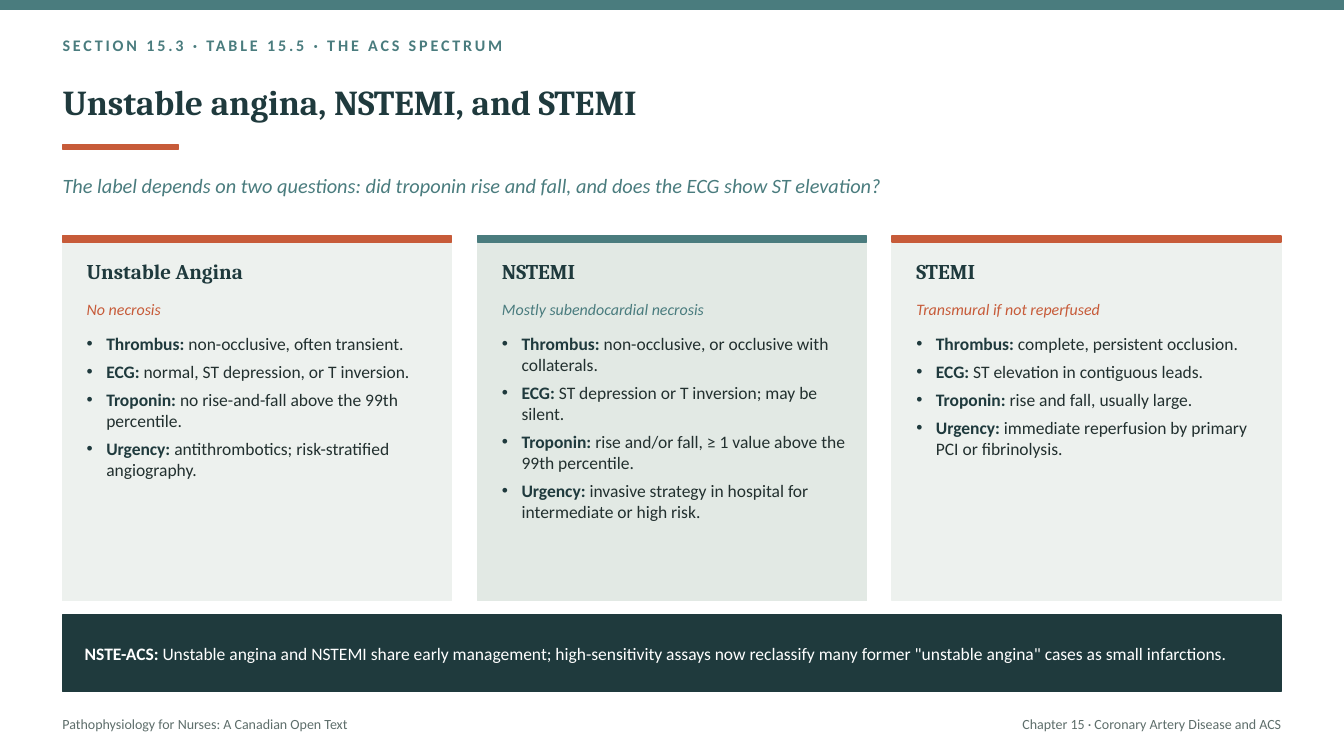
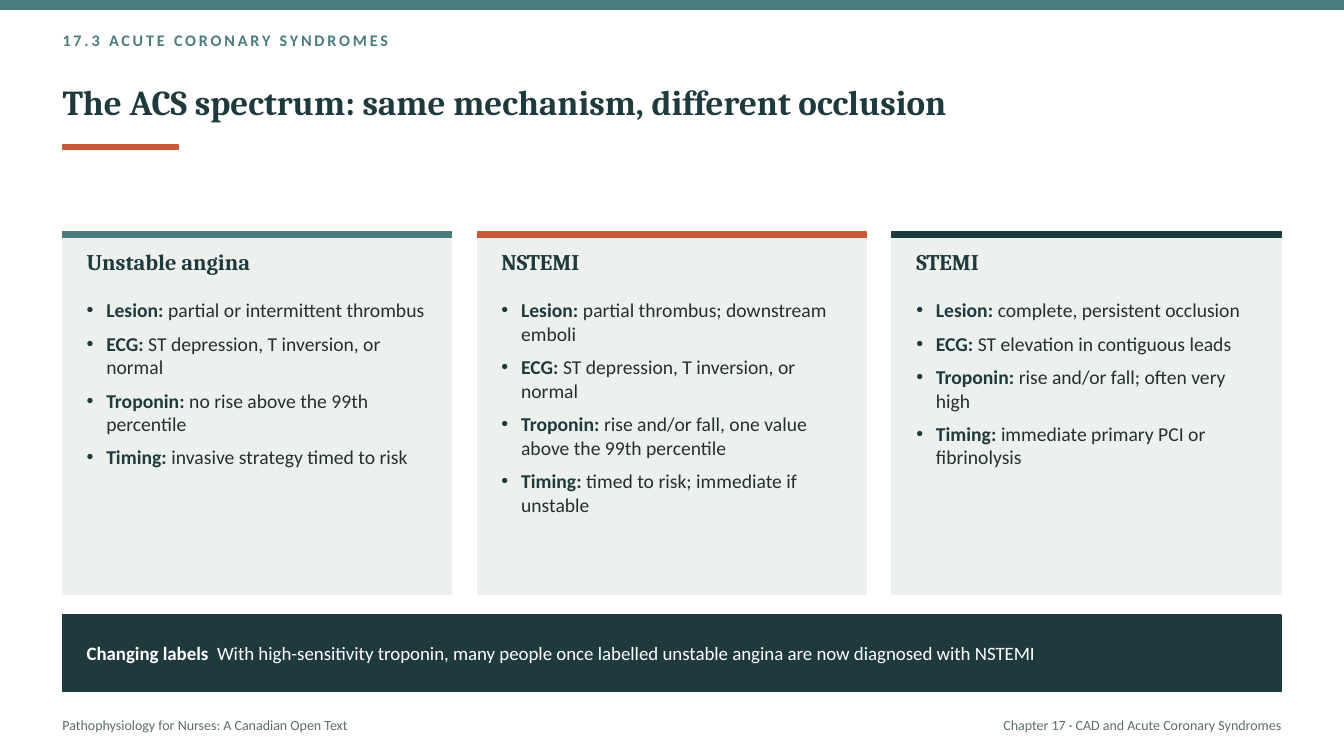
Before and after one commit to andrewleenl/opensourcenursing, a slide deck: slide 30 of Ch17_Coronary_Artery_Disease_and_Acute_Coronary_Syndromes_Lecture_Presentation.pptx (slide 25 before the commit). Drawn at 1344x756 pixels with LibreOffice and Linux fonts; fonts in the diff are those of the drawing. Boxes give left, top, right and bottom in pixels: in the first picture for what was removed or moved away, otherwise in the second. Text is boxed around its words. In the diff, an @@ line names an element or a change of style, - is before the commit and + after.

```diff
--- a/Ch17_Coronary_Artery_Disease_and_Acute_Coronary_Syndromes_Lecture_Presentation.pptx
+++ b/Ch17_Coronary_Artery_Disease_and_Acute_Coronary_Syndromes_Lecture_Presentation.pptx
@@ text "17.3 ACUTE CORONARY SYNDROMES" at (63,35,388,46): vertical alignment middle to top @@
@@ text at (63,35,388,46): text changed @@
-SECTION 15.3 · TABLE 15.5 · THE ACS SPECTRUM
+17.3 ACUTE CORONARY SYNDROMES
@@ title at (63,90,946,123): text changed @@
-Unstable angina, NSTEMI, and STEMI
+The ACS spectrum: same mechanism, different occlusion
@@ text removed at (63,179,880,197) @@
-The label depends on two questions: did troponin rise and fall, and does the ECG show ST elevation?
@@ rectangle at (63,232,452,238): fill #C75B39 to #4A7C7E; outline #C75B39 1 pt to #4A7C7E 1 pt @@
@@ 6 rectangles: place and size @@
-6 rectangles at (63,236,1281,601)
+6 rectangles at (63,232,1281,595)
@@ rectangle at (478,232,867,238): fill #4A7C7E to #C75B39; outline #4A7C7E 1 pt to #C75B39 1 pt @@
@@ rectangle at (478,232,867,595): fill #E2E9E4 to #EDF1EE; outline #E2E9E4 1 pt to #EDF1EE 1 pt @@
@@ rectangle at (892,232,1281,238): fill #C75B39 to #1F3A3D; outline #C75B39 1 pt to #1F3A3D 1 pt @@
@@ text at (87,254,250,275): text changed; size 15 to 16 pt @@
-Unstable Angina
+Unstable angina
@@ text "Unstable angina" at (87,254,250,275): vertical alignment middle to top @@
@@ text "NSTEMI" at (501,255,579,270): size 15 to 16 pt; vertical alignment middle to top @@
@@ text "STEMI" at (916,255,978,270): size 15 to 16 pt; vertical alignment middle to top @@
@@ text removed at (87,304,161,315) @@
-No necrosis
@@ text at (106,303,425,468): text changed; size 12.5 to 14 pt @@
-• Thrombus: non-occlusive, often transient.
-• ECG: normal, ST depression, or T inversion.
-• Troponin: no rise-and-fall above the 99th percentile.
-• Urgency: antithrombotics; risk-stratified angiography.
+• Lesion: partial or intermittent thrombus
+• ECG: ST depression, T inversion, or normal
+• Troponin: no rise above the 99th percentile
+• Timing: invasive strategy timed to risk
@@ text removed at (502,304,704,318) @@
-Mostly subendocardial necrosis
@@ text at (521,303,826,512): text changed; size 12.5 to 14 pt @@
-• Thrombus: non-occlusive, or occlusive with collaterals.
-• ECG: ST depression or T inversion; may be silent.
-• Troponin: rise and/or fall, ≥ 1 value above the 99th percentile.
-• Urgency: invasive strategy in hospital for intermediate or high risk.
+• Lesion: partial thrombus; downstream emboli
+• ECG: ST depression, T inversion, or normal
+• Troponin: rise and/or fall, one value above the 99th percentile
+• Timing: timed to risk; immediate if unstable
@@ text removed at (916,304,1099,318) @@
-Transmural if not reperfused
@@ text at (936,303,1240,467): text changed; size 12.5 to 14 pt @@
-• Thrombus: complete, persistent occlusion.
-• ECG: ST elevation in contiguous leads.
-• Troponin: rise and fall, usually large.
-• Urgency: immediate reperfusion by primary PCI or fibrinolysis.
+• Lesion: complete, persistent occlusion
+• ECG: ST elevation in contiguous leads
+• Troponin: rise and/or fall; often very high
+• Timing: immediate primary PCI or fibrinolysis
@@ text removed at (85,648,1226,663) @@
-NSTE-ACS: Unstable angina and NSTEMI share early management; high-sensitivity assays now reclassify many former "unstable angina" cases as small infarctions.
@@ text added at (87,646,1035,664), 13.5 pt, text #FFFFFF @@
+Changing labels With high-sensitivity troponin, many people once labelled unstable angina are now diagnosed with NSTEMI
@@ text at (1003,720,1281,732): text changed @@
-Chapter 15 · Coronary Artery Disease and ACS
+Chapter 17 · CAD and Acute Coronary Syndromes
```
Also in this commit, not shown: 7 other slides changed, 59 slides added, 42 slides removed, 1 other file.
